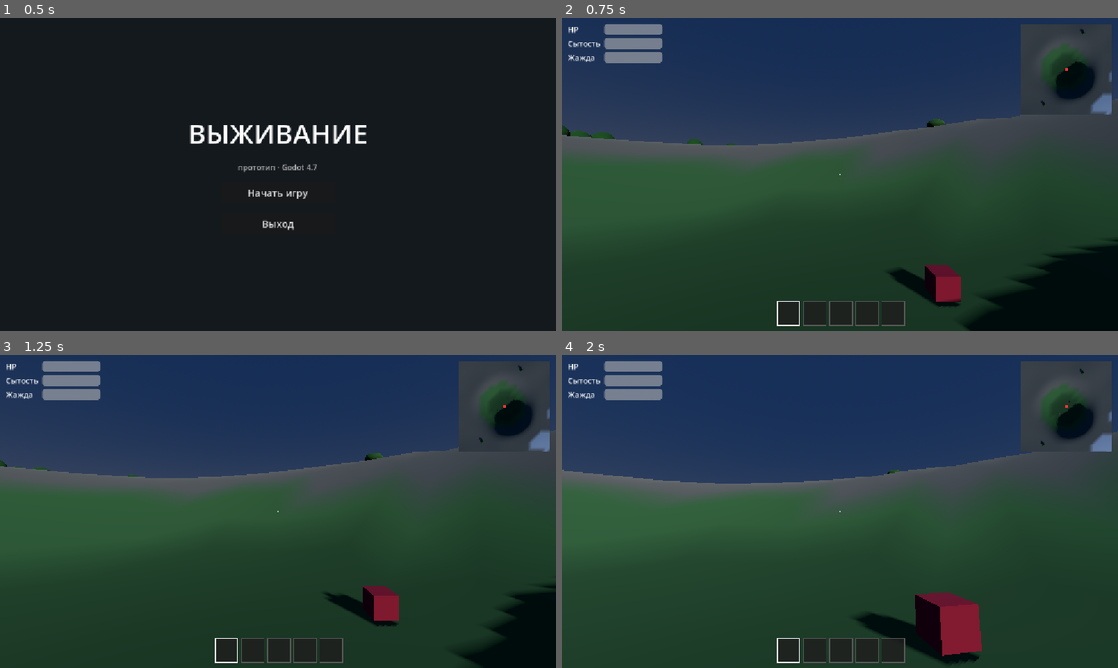
Above: before the commit, frames 1-4 (two rows, left to right).
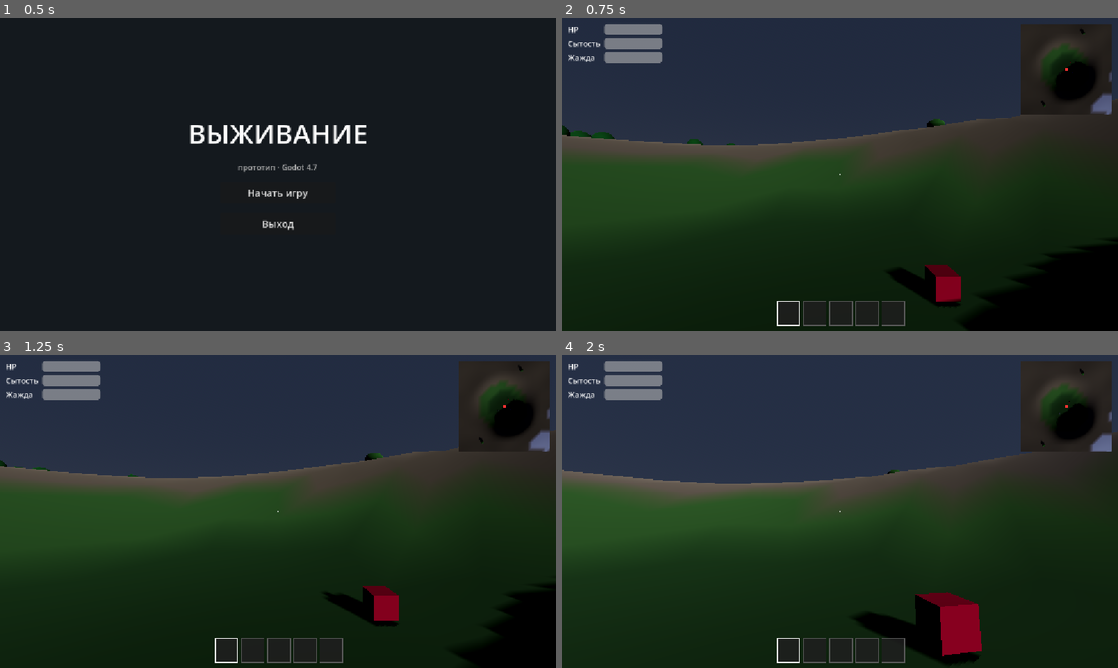
Above: after the commit, the same moments.

Repository: goverfar-tech/govno-igra
Game: Godot game, scene res://scenes/ui/main_menu.tscn
Two runs of this game, one before a commit and one after it. Both use one fixed random seed, a clock stepped at 60 frames per second and the inputs below.
Inputs (mouse positions are in pixels of both pictures, inside the frame that each line leads up to):
- Up to frame 1 (0.5 s): no input
- Up to frame 2 (0.75 s): click "Начать игру" at 0.5 s
- Up to frame 3 (1.25 s): no input
- Up to frame 4 (2 s): tap Enter (ui_accept) at 1.25 s; move the mouse to (867, 511) at 1.27 s; hold W (move_forward) from 1.28 s (still down); hold Ctrl (crouch) from 1.28 s (still down); click (867, 511) at 1.42 s; tap Space (jump) at 1.52 s

Frame 1 is identical in both runs. In frame 2, 51% of the frame differs, in the area x 0-100%, y 2-100%; in frame 3, 49%; in frame 4, 62%.

Commit message:
feat(atmosphere): ACES tonemap, depth fog (denser at night), muted post-soviet sky palette

Diff:
--- a/scenes/world/day_night.tscn
+++ b/scenes/world/day_night.tscn
@@ -11,6 +11,13 @@
 background_mode = 2
 sky = SubResource("sky")
 ambient_light_source = 3
+tonemap_mode = 3
+fog_enabled = true
+fog_mode = 1
+fog_light_color = Color(0.6, 0.65, 0.7, 1)
+fog_sun_scatter = 0.1
+fog_density = 0.0
+fog_sky_affect = 0.6
 
 [node name="DayNight" type="Node3D"]
 script = ExtResource("1_daynight")
--- a/scripts/world/day_night.gd
+++ b/scripts/world/day_night.gd
@@ -56,11 +56,11 @@
 
 	var sky_mat := world_env.environment.sky.sky_material as ProceduralSkyMaterial
 	if sky_mat:
-		sky_mat.sky_top_color = Color(0.02, 0.03, 0.09).lerp(Color(0.25, 0.5, 0.85), day_f)
-		sky_mat.sky_horizon_color = Color(0.05, 0.06, 0.12) \
-			.lerp(Color(0.75, 0.82, 0.92), day_f) \
-			.lerp(Color(1.0, 0.45, 0.2), dusk * day_f * 0.8)
-		sky_mat.ground_bottom_color = Color(0.01, 0.01, 0.02).lerp(Color(0.2, 0.18, 0.15), day_f)
-		sky_mat.ground_horizon_color = Color(0.05, 0.06, 0.12).lerp(Color(0.6, 0.6, 0.6), day_f)
+		sky_mat.sky_top_color = Color(0.02, 0.03, 0.09).lerp(Color(0.32, 0.45, 0.62), day_f)
+		sky_mat.sky_horizon_color = Color(0.05, 0.06, 0.12).lerp(Color(0.62, 0.66, 0.7), day_f).lerp(Color(1.0, 0.45, 0.2), dusk * day_f * 0.5)
+		sky_mat.ground_bottom_color = Color(0.01, 0.01, 0.02).lerp(Color(0.22, 0.2, 0.17), day_f)
+		sky_mat.ground_horizon_color = Color(0.05, 0.06, 0.12).lerp(Color(0.55, 0.55, 0.55), day_f)
 
-	world_env.environment.ambient_light_energy = lerpf(0.15, 1.0, day_f)
+	world_env.environment.ambient_light_energy = lerpf(0.2, 1.0, day_f)
+	var env := world_env.environment
+	env.fog_light_color = Color(0.03, 0.04, 0.07).lerp(Color(0.58, 0.62, 0.68), day_f).lerp(Color(0.9, 0.5, 0.25), dusk * day_f * 0.5)
